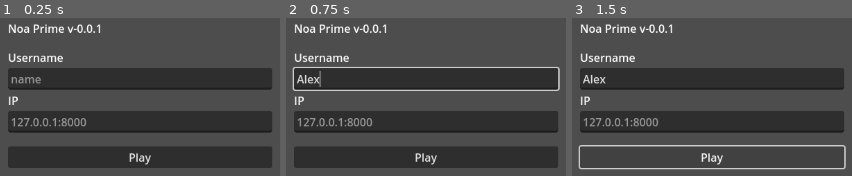
Above: before the commit, frames 1-3 (left to right).
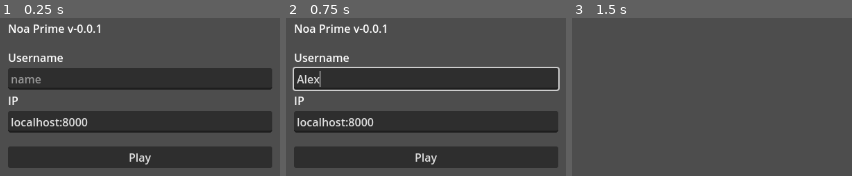
Above: after the commit, the same moments.

Repository: FVT34U/noaprime
Game: Godot game, scene res://levels/MainMenu.tscn
Two runs of this game, one before a commit and one after it. Both use one fixed random seed, a clock stepped at 60 frames per second and the inputs below. This scene is started directly instead of the project's main scene.
Inputs (mouse positions are in pixels of both pictures, inside the frame that each line leads up to):
- Up to frame 1 (0.25 s): no input
- Up to frame 2 (0.75 s): click (426, 79) at 0.52 s; type "Alex" at 0.6 s
- Up to frame 3 (1.5 s): click "Play" at 1.25 s

The runs differ from the first frame. In frame 1, 1.1% of the frame differs, in the area x 3-32%, y 63-69%; in frame 2, 1.1%; in frame 3, 30%, in the area x 2-98%, y 3-97%.
Error before the commit: Invalid access of index '1' on a base object of type: 'PackedStringArray'. (res://levels/MainMenuController.gd:19)

Commit message:
feature: username above players head now getting from ConnectionProperties, but have a bug with multiplayer.get_unique_id()

Diff:
--- a/characters/Player/HUDController.gd
+++ b/characters/Player/HUDController.gd
@@ -1,5 +1,5 @@
 extends Control
-
+class_name HUDComponent
 
 @onready var chat = \
 $Interface/VBoxContainer/HBoxContainer/VBoxContainer/ScrollContainer/Chat
--- a/characters/Player/IndicatorComponent.gd
+++ b/characters/Player/IndicatorComponent.gd
@@ -1,8 +1,14 @@
 extends Sprite3D
-
+class_name IndicatorComponent
 
 @export_category("Components")
 @export var state_machine: CharacterStateMachine
+
+@onready var username_label = $SubViewport/Username
+
+
+func set_username(username: String):
+	username_label.set_text(username)
 
 
 func _ready():
--- a/characters/Player/IndicatorComponent.tscn
+++ b/characters/Player/IndicatorComponent.tscn
@@ -25,7 +25,7 @@
 transparent_bg = true
 size = Vector2i(128, 32)
 
-[node name="Label" type="Label" parent="SubViewport"]
+[node name="Username" type="Label" parent="SubViewport"]
 anchors_preset = 8
 anchor_left = 0.5
 anchor_top = 0.5
--- a/characters/Player/Player.tscn
+++ b/characters/Player/Player.tscn
@@ -50,13 +50,14 @@
 properties/7/spawn = true
 properties/7/replication_mode = 1
 
-[node name="PlayerController" type="Node" node_paths=PackedStringArray("player_movement_component", "health_component", "stamina_component", "weapon_component", "state_machine")]
+[node name="PlayerController" type="Node" node_paths=PackedStringArray("player_movement_component", "health_component", "stamina_component", "weapon_component", "state_machine", "indicator_component")]
 script = ExtResource("1_birm8")
 player_movement_component = NodePath("PlayerMovementComponent")
 health_component = NodePath("HealthComponent")
 stamina_component = NodePath("StaminaComponent")
 weapon_component = NodePath("WeaponComponent")
 state_machine = NodePath("StateMachine")
+indicator_component = NodePath("PlayerMovementComponent/IndicatorComponent")
 
 [node name="PlayerMovementComponent" type="CharacterBody3D" parent="." node_paths=PackedStringArray("player_controller", "stamina_component", "head_hitbox", "body_hitbox")]
 script = ExtResource("3_utork")
--- a/characters/Player/PlayerController.gd
+++ b/characters/Player/PlayerController.gd
@@ -7,6 +7,7 @@
 @export var stamina_component: StaminaComponent
 @export var weapon_component: WeaponComponent
 @export var state_machine: CharacterStateMachine
+@export var indicator_component: IndicatorComponent
 
 @export_category("Stats")
 @export var respawn_time = 5.0
@@ -14,7 +15,7 @@
 @onready var camera = $PlayerMovementComponent/Head/SmoothCamera/Camera3D
 
 
-var hud: Control
+var hud: HUDComponent
 var world: GameMode
 
 var is_menu_opened = false
@@ -114,6 +115,9 @@
 		hud = preload("res://characters/Player/HUD.tscn").instantiate()
 		add_child(hud)
 
+	# Set username
+	world.rpc("set_players_username", multiplayer.get_unique_id(), ConnectionProperties.username)
+
 	# Mouse cursor to game
 	Input.set_mouse_mode(Input.MOUSE_MODE_CAPTURED)
 
--- a/levels/MainMenu.tscn
+++ b/levels/MainMenu.tscn
@@ -60,6 +60,7 @@
 
 [node name="IPInput" type="LineEdit" parent="MarginContainer/HBoxContainer/VBoxContainer/VBoxContainer"]
 layout_mode = 2
+text = "localhost:8000"
 placeholder_text = "127.0.0.1:8000"
 
 [node name="Control2" type="Control" parent="MarginContainer/HBoxContainer/VBoxContainer/VBoxContainer"]
--- a/levels/MainMenuController.gd
+++ b/levels/MainMenuController.gd
@@ -17,5 +17,6 @@
 	print(ip_port)
 	ConnectionProperties.ip = str(ip_port[0])
 	ConnectionProperties.port = int(ip_port[1])
+	ConnectionProperties.username = username.get_text()
 
 	get_tree().call_deferred("change_scene_to_packed", scene)
--- a/levels/TestLevelMultiplayer.gd
+++ b/levels/TestLevelMultiplayer.gd
@@ -11,6 +11,20 @@
 var _unavailable_spawnpoints: Array[Node3D] = []
 
 
+@rpc("any_peer", "call_local")
+func set_players_username(player_id: int, username: String):
+	ConnectionProperties.id_usernames[player_id] = username
+
+	for player in players_list_node.get_children():
+		if player:
+			print("qwe ", player.multiplayer.get_unique_id())
+			player.indicator_component.set_username(
+				ConnectionProperties.id_usernames[player.multiplayer.get_unique_id()]
+			)
+
+	print(ConnectionProperties.id_usernames)
+
+
 @rpc("authority", "call_remote")
 func spawn_weapon_impact(impact_scene_path: String, position: Vector3):
 	#var scene = load(impact_scene_path)
@@ -22,6 +36,12 @@
 func get_local_player() -> Node:
 	for child in players_list_node.get_children():
 		if child is Node and child.name == str(multiplayer.get_unique_id()):
+			return child
+	return null
+
+func get_player_by_id(id: int) -> Node:
+	for child in players_list_node.get_children():
+		if child is Node and child.name == str(id):
 			return child
 	return null
 
--- a/utils/ConnectionProperties.gd
+++ b/utils/ConnectionProperties.gd
@@ -3,3 +3,8 @@
 
 var ip = "127.0.0.1"
 var port = 8000
+var username = "username"
+
+var id_usernames = {
+	1: "SERVER",
+}
